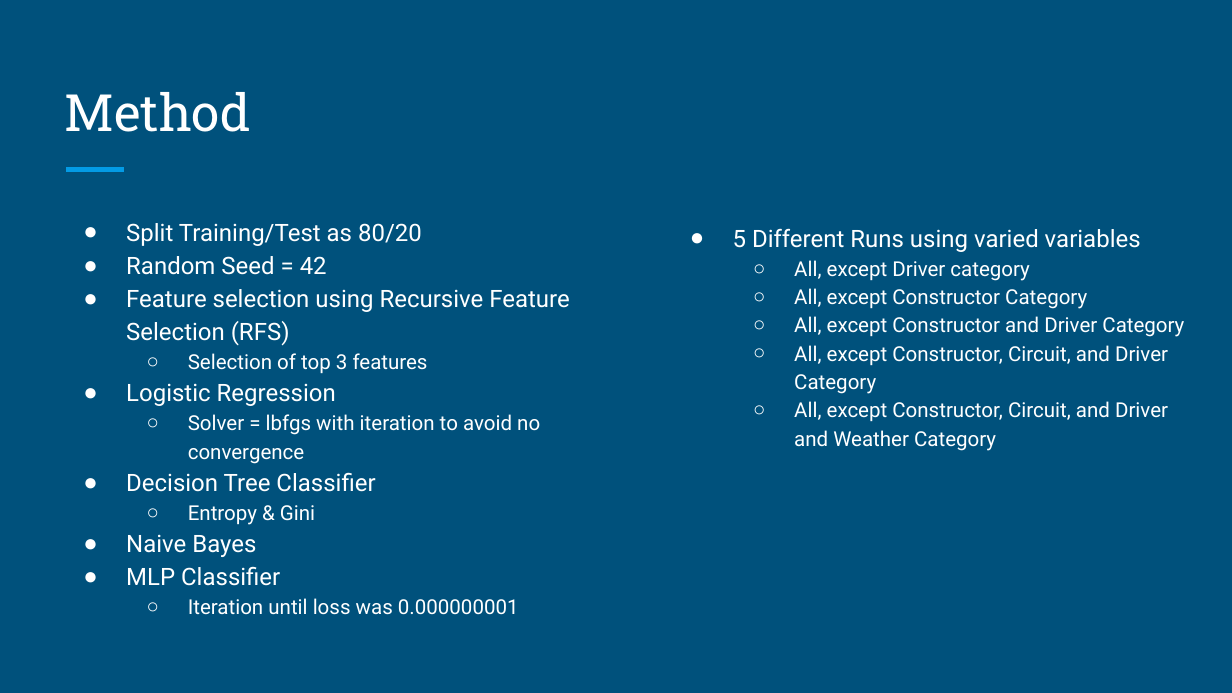
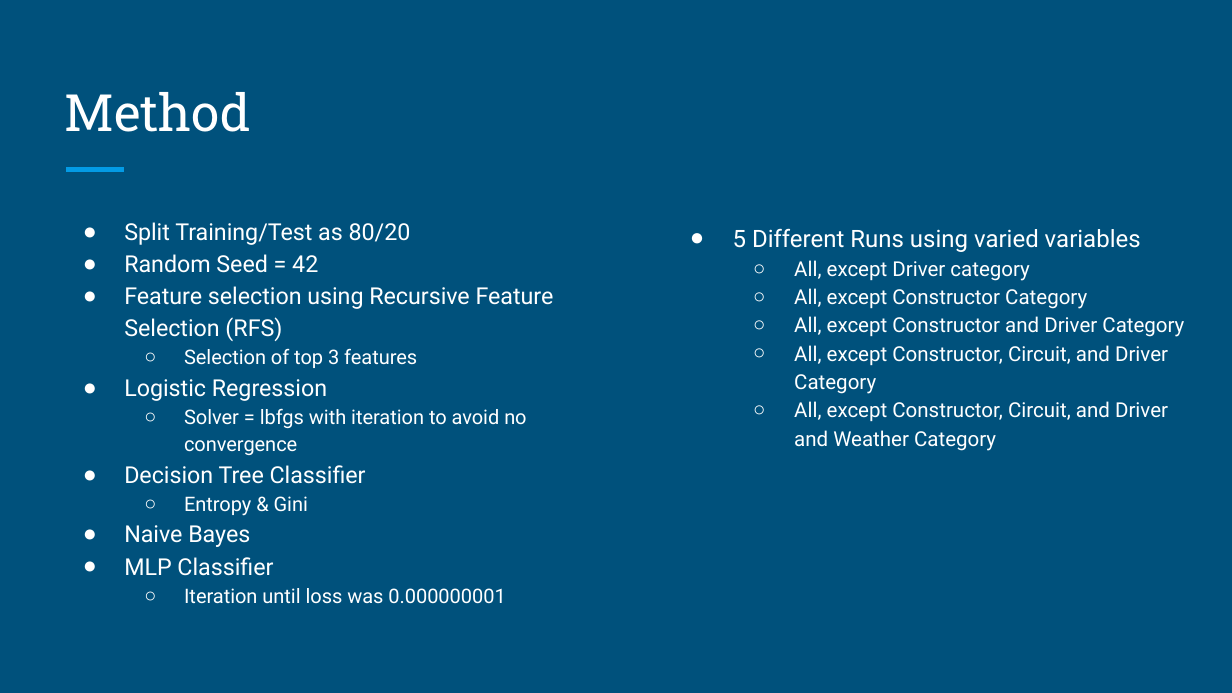
Before and after one commit to dvermagithub/GottaGoFast, a slide deck: slide 4 of Logistic Regression and MLP/Logistic Regression and Other Classifiers ML on F1 Data Set (1).pptx. Drawn at 1232x693 pixels with LibreOffice and Linux fonts; fonts in the diff are those of the drawing. Boxes give left, top, right and bottom in pixels: in the first picture for what was removed or moved away, otherwise in the second. Text is boxed around its words. In the diff, an @@ line names an element or a change of style, - is before the commit and + after.

```diff
--- a/Logistic Regression and MLP/Logistic Regression and Other Classifiers ML on F1 Data Set (1).pptx
+++ b/Logistic Regression and MLP/Logistic Regression and Other Classifiers ML on F1 Data Set (1).pptx
@@ text "Split Training/Test as 80/20" at bbox=[124, 222, 554, 604]: size 14 to 13.6 pt in "Split Training/Test as 80/20", "Random Seed = 42", "Feature selection using Recursive Feature Selection (RFS)", "Logistic Regression" and 3 more places; size 12 to 11.6 pt in "Selection of top 3 features", "Solver = lbfgs with iteration to avoid ...", "Entropy & Gini", "Iteration until loss was 0.000000001"; indent changed @@
```
Also in this commit, not shown: 7 other slides changed, 2 slides added, 1 other file.
